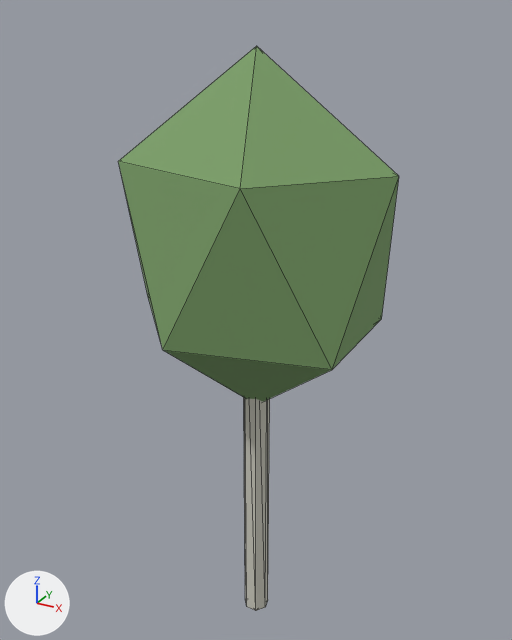
The glTF model assets/runtime/models/norway/norway-birch_lod1.glb as it was, and as the next commit left it.
Rendered twice from a 50 mm lens placed at (7.09, -12.92, 14.86), pointed at (-0.36, 0.62, 8.09). Every picture has the same lights, and +X, +Y and +Z are marked at lower left. The first picture is the older version. Mesh edges are drawn as thin lines. Vertices at exactly the same position are counted once.

The first picture shows 'RF_Birch_Crown', 'RF_Birch_Trunk'.
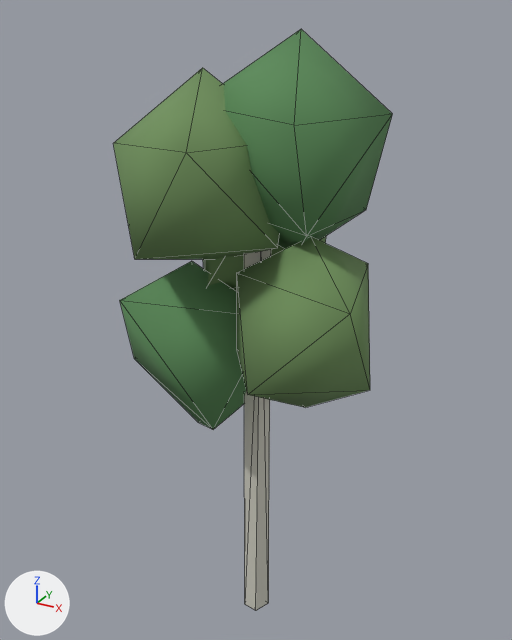
Pixel boxes (x1, y1, x2, y2) of what changed, in the pictures (512 x 640 px):
'RF_Birch_Crown', deleted (green)
    before: (118, 46, 399, 402)
'RF_Birch_Crown3', added (green)
    after: (223, 29, 392, 249)
'RF_Birch_Crown4', added (green)
    after: (113, 68, 279, 259)
'RF_Birch_Crown1', added (green)
    after: (237, 237, 370, 407)
'RF_Birch_Crown0', added (green)
    after: (120, 261, 246, 430)
'RF_Birch_Trunk', reshaped
    before: (244, 398, 270, 610)
    after: (244, 249, 271, 610)
'RF_Birch_Crown2', added (green)
    after: (203, 236, 326, 292)

Patch to the scene script:
```diff
--- a/assets/runtime/models/norway/norway-birch_lod1.glb.py
+++ b/assets/runtime/models/norway/norway-birch_lod1.glb.py
@@ mat_rf_leaf_light @@
 mat_rf_leaf_light = principled_material('RF_Leaf_Light')
-mat_rf_leaf_light.base_color = (0.2, 0.35, 0.14)  # green #7ca069
+mat_rf_leaf_light.base_color = (0.16, 0.28, 0.105)  # green #6f905b
 mat_rf_leaf_light.roughness = 0.91
@@ me_zylinder_033 @@
-me_zylinder_033.from_pydata(...)  # 14 vertices, 24 faces; spans x -0.31..0.31, y -0.29..0.32, z -5.2..5.2
+me_zylinder_033.from_pydata(...)  # 10 vertices, 16 faces; spans x -0.32..0.32, y -0.29..0.32, z -5.2..5.2
+# me_zylinder_033 part 1
+# 8 vertices are removed from x -0.31..0.31, y -0.29..0.2, z -5.2..5.2
+# 24 faces are deleted
+# 4 vertices are added at (0.32, 0.11, -5.2), (0.24, -0.23, 5.2), (-0.24, -0.23, -5.2), (-0.32, 0.11, 5.2)
+# 16 new faces join them
 me_zylinder_033.materials.append(mat_rf_birch)
@@ me_icokugel_123 @@
+me_icokugel_123.from_pydata([(-0.68, -1.63, -1.09), (-2.1, 0.0, -1.05), (-0.26, 0.93, -1.78), (1.57, 0.2, -1.03), (0.7, -1.7, 1.14), (-1.59, -0.91, 0.99), (-1.71, 0.98, 1.06), (1.42, 1.06, 1.01), (0.0, 0.0, 2.42)], [], [(2, 3, 0), (2, 0, 1), (0, 3, 4), (1, 0, 5), (2, 1, 6), (3, 2, 7), (3, 7, 4), (0, 4, 5), (1, 5, 6), (2, 6, 7), (4, 7, 8), (5, 4, 8), (6, 5, 8), (7, 6, 8)])
+me_icokugel_123.materials.append(mat_rf_leaf_light)  # green #6f905b
@@ me_icokugel_122 @@
+me_icokugel_122.from_pydata([(0.0, 0.0, -2.01), (0.86, -1.34, -1.1), (-2.29, 0.0, -1.15), (1.08, 1.24, -1.16), (0.58, -1.41, 0.94), (-1.82, -1.04, 1.13), (-1.89, 1.08, 1.17), (1.7, 0.7, 0.97), (0.0, 0.0, 2.51)], [], [(1, 0, 3), (0, 1, 2), (0, 2, 3), (1, 3, 7), (2, 1, 5), (3, 2, 6), (1, 7, 4), (1, 4, 5), (2, 5, 6), (3, 6, 7), (4, 7, 8), (5, 4, 8), (6, 5, 8), (7, 6, 8)])
+me_icokugel_122.materials.append(mat_rf_leaf)  # green #598957
@@ me_icokugel_121 @@
+me_icokugel_121.from_pydata([(0.0, 0.0, -1.86), (-0.65, -1.57, -1.05), (-1.72, 0.0, -0.86), (-0.61, 1.48, -0.99), (1.48, 0.12, -0.96), (0.66, -1.59, 1.07), (-1.62, 0.11, 1.02), (1.29, 1.06, 1.03), (0.0, 0.0, 2.02)], [], [(0, 4, 1), (0, 1, 2), (0, 2, 3), (0, 3, 4), (1, 4, 5), (2, 1, 6), (3, 2, 6), (4, 3, 7), (4, 7, 5), (1, 5, 6), (3, 6, 7), (5, 7, 8), (6, 5, 8), (7, 6, 8)])
+me_icokugel_121.materials.append(mat_rf_leaf_light)  # green #6f905b
@@ me_icokugel_120 @@
+me_icokugel_120.from_pydata([(0.0, 0.0, -1.89), (-0.61, -1.48, -0.99), (-1.73, 0.0, -0.86), (-0.66, 1.59, -1.07), (1.5, -0.14, -0.97), (-1.63, -0.14, 1.02), (0.67, 1.61, 1.08), (1.31, -1.06, 1.03), (0.0, 0.0, 2.03)], [], [(0, 4, 1), (0, 1, 2), (0, 2, 3), (0, 3, 4), (1, 4, 7), (2, 1, 5), (3, 2, 5), (4, 3, 6), (1, 7, 5), (3, 5, 6), (4, 6, 7), (5, 7, 8), (6, 5, 8), (7, 6, 8)])
+me_icokugel_120.materials.append(mat_rf_leaf_light)  # green #6f905b
@@ me_icokugel_119 @@
+me_icokugel_119.from_pydata([(0.0, 0.0, -2.29), (1.27, -1.26, -1.43), (-1.91, 0.0, -0.95), (-0.55, 1.33, -0.89), (1.69, 0.96, -1.04), (-1.25, -1.16, 1.22), (-0.86, 1.31, 1.12), (2.13, 0.0, 1.06), (0.0, 0.0, 2.04)], [], [(1, 0, 4), (0, 1, 2), (0, 2, 3), (0, 3, 4), (1, 4, 7), (2, 1, 5), (3, 2, 6), (4, 3, 6), (1, 7, 5), (2, 5, 6), (4, 6, 7), (5, 7, 8), (6, 5, 8), (7, 6, 8)])
+me_icokugel_119.materials.append(mat_rf_leaf)  # green #598957
@@ ob_rf_birch_crown @@
-ob_rf_birch_crown = bpy.data.objects.new('RF_Birch_Crown', me_icokugel_042)
@@ ob_rf_birch_crown4 @@
+ob_rf_birch_crown4 = bpy.data.objects.new('RF_Birch_Crown4', me_icokugel_123)
+ob_rf_birch_crown4.location = (-0.8, -0.7, 11.4)
@@ ob_rf_birch_crown3 @@
+ob_rf_birch_crown3 = bpy.data.objects.new('RF_Birch_Crown3', me_icokugel_122)
+ob_rf_birch_crown3.location = (0.8, 0.3, 12.0)
@@ ob_rf_birch_crown2 @@
+ob_rf_birch_crown2 = bpy.data.objects.new('RF_Birch_Crown2', me_icokugel_121)
+ob_rf_birch_crown2.location = (-0.6, 1.4, 10.0)
@@ ob_rf_birch_crown1 @@
+ob_rf_birch_crown1 = bpy.data.objects.new('RF_Birch_Crown1', me_icokugel_120)
+ob_rf_birch_crown1.location = (1.5, -0.5, 8.7)
@@ ob_rf_birch_crown0 @@
+ob_rf_birch_crown0 = bpy.data.objects.new('RF_Birch_Crown0', me_icokugel_119)
+ob_rf_birch_crown0.location = (-1.7, 0.0, 7.5)
```
